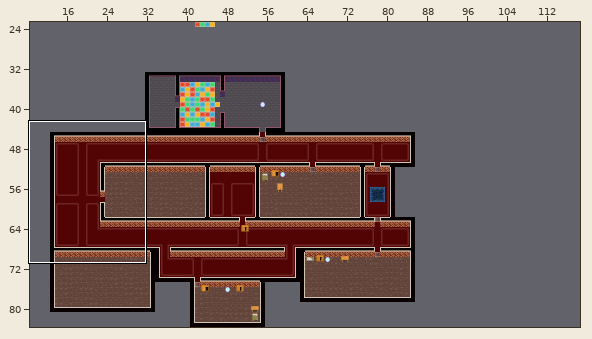
Two versions of a level (Tiled map (JSON), Mirror/assets/level/map.json). The picture above shows the old version from afar; the outline marks the close-up.
Close-up. First the earlier version:
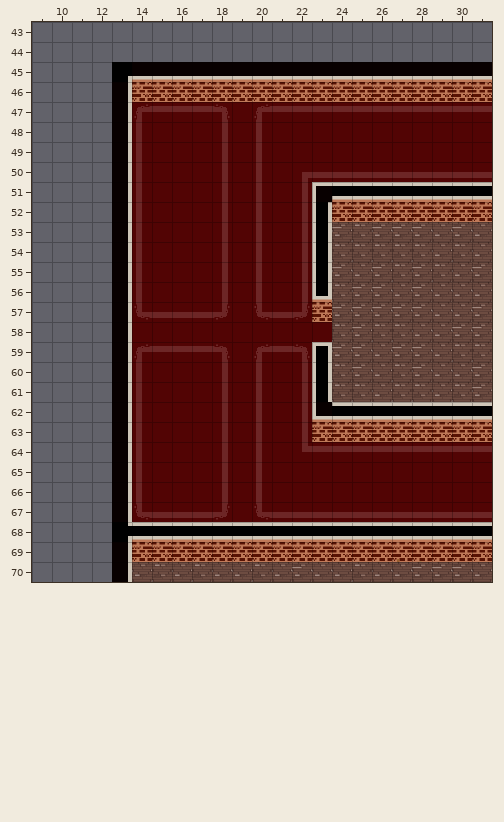
Cells are 32x32 px. Shown: x 9..31, y 43..70. The commit also changed other parts of the map, which this record leaves out.
Once edited:
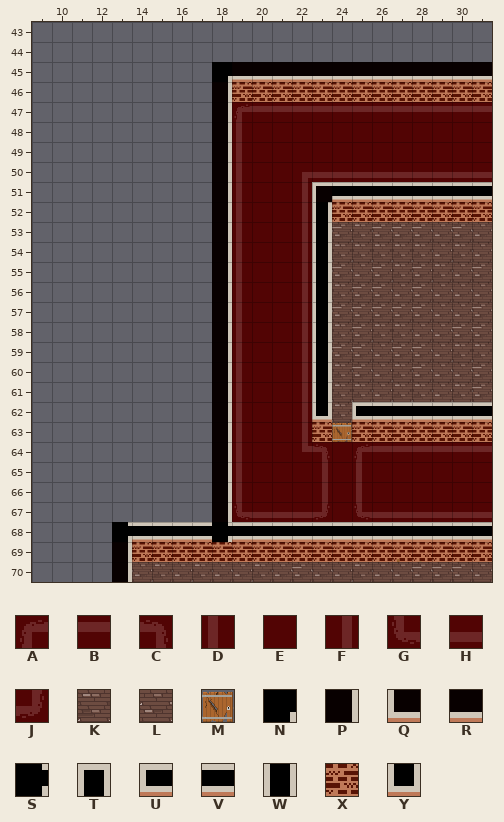
Key: from "floor": A 0, B 1, C 2, D 5, E 6, F 7, G 10, H 11, J 12, K 25, L 26; from "objects": M 52; from "wall": N 3, P 7, Q 10, R 11, S 13, T 14, U 15, V 16, W 19, X 23, Y 24.
_ is an empty cell.
From old to new:
Layer "Floor":
Tile A replaces tile B in row 64 at x 25.
Tile A replaces tile E in row 47 at x 19.
Tile B replaces tile A in row 47 at x 20.
Tile C replaces tile B in row 64 at x 23.
Tile D replaces tile E in rows 48 to 64 at x 19; in rows 65 to 66 at x 19 and 25.
Tile E replaces tile A in row 59 at x 20.
Tile E replaces tile B in row 59 at x 21; in row 64 at x 24.
Tile E replaces tile D in rows 48 to 56 at x 20; in rows 60 to 66 at x 20.
Tile E replaces tile G in row 57 at x 20.
Tile E replaces tile H in row 57 at x 21; in row 67 at x 24.
Tile F replaces tile C in row 59 at x 22.
Tile F replaces tile E in row 58 at x 22; in rows 65 to 66 at x 23.
Tile F replaces tile J in row 57 at x 22.
Tile G replaces tile E in row 67 at x 19.
Tile G replaces tile H in row 67 at x 25.
Tile H replaces tile G in row 67 at x 20.
Tile J replaces tile H in row 67 at x 23.
Tile K is added in row 62 at x 24.
Tile L is added in row 63 at x 24.
Tile A is removed in row 47 at x 14; in row 59 at x 14.
Tile B is removed in row 47 at x 15 to 17; in row 59 at x 15 to 17.
Tile C is removed in row 47 at x 18; in row 59 at x 18.
Tile D is removed in rows 48 to 56 at x 14; in rows 60 to 66 at x 14.
Tile E is removed in rows 48 to 56 at x 15 to 17; in row 58 at x 14 to 18 and 23; in rows 60 to 66 at x 15 to 17.
Tile F is removed in rows 48 to 56 at x 18; in rows 60 to 66 at x 18.
Tile G is removed in row 57 at x 14; in row 67 at x 14.
Tile H is removed in row 57 at x 15 to 17; in row 67 at x 15 to 17.
Tile J is removed in row 57 at x 18; in row 67 at x 18.
Layer "Wall":
Tile N replaces tile R in row 45 at x 18.
Tile P replaces tile X in row 46 at x 18.
Tile P is added in rows 47 to 67 at x 18.
Tile S replaces tile V in row 68 at x 18.
Tile U replaces tile V in row 62 at x 25.
Tile W replaces tile T in row 59 at x 23.
Tile W replaces tile X in row 57 at x 23.
Tile W replaces tile Y in row 56 at x 23.
Tile W is added in row 58 at x 23.
Tile Y replaces tile Q in row 62 at x 23.
Tile N is removed in row 45 at x 13.
Tile P is removed in rows 46 to 67 at x 13.
Tile R is removed in row 45 at x 14 to 17.
Tile V is removed in row 62 at x 24.
Tile X is removed in row 46 at x 14 to 17; in row 63 at x 24.
Layer "Objects":
Tile M is added in row 63 at x 24.
